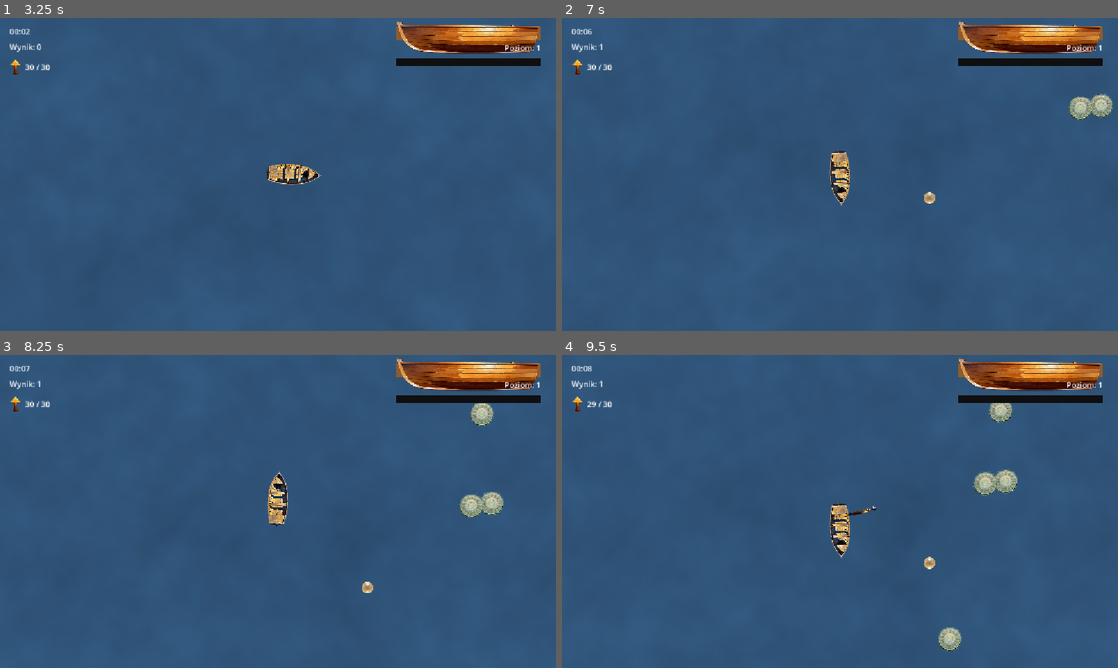
Above: before the commit, frames 1-4 (two rows, left to right).
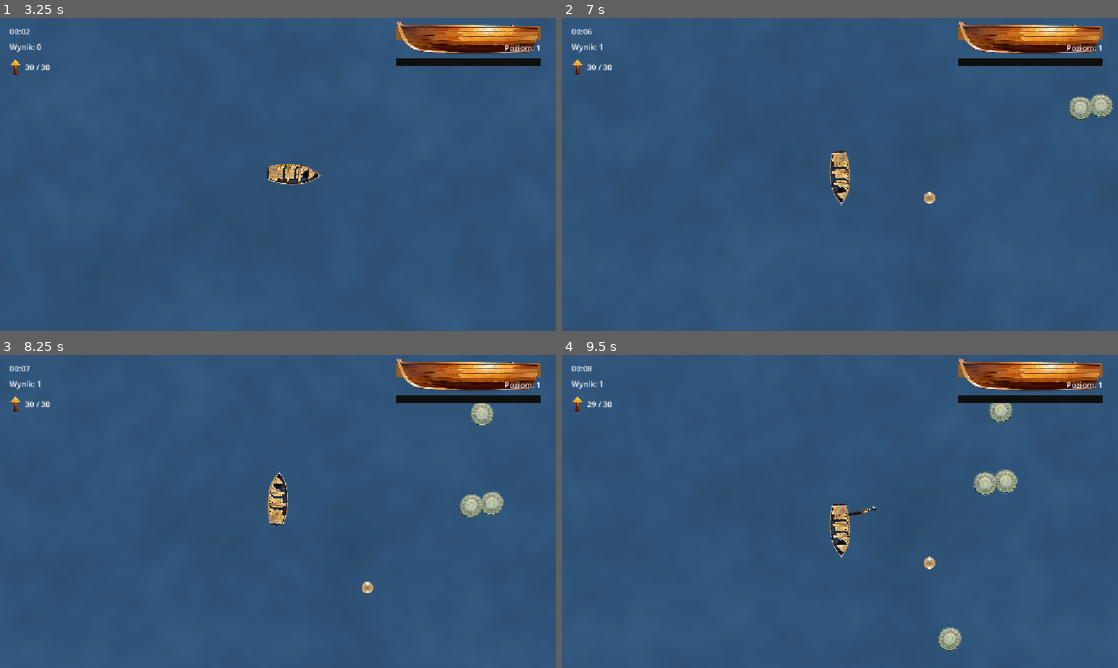
Above: after the commit, the same moments.

Repository: stap1/SCIM
Game: Godot game, scene res://scenes/MainMenu.tscn
Same seed, same stepped clock (60 frames per second), same inputs: the game is played once before the commit and once after it.
Inputs (mouse positions are in pixels of both pictures, inside the frame that each line leads up to):
- Up to frame 1 (3.25 s): click "Start" at 0.5 s; tap Enter at 1.25 s; move the mouse to (400, 158) at 1.27 s; hold D (move_right) 1.28-2 s; hold Shift 1.28-2 s; click (400, 158) at 1.42 s; drag from (166, 190) to (294, 174) at 2.02 s; move the mouse to (333, 105) at 2.77 s; hold D (move_right) from 2.78 s (still down); tap Ctrl at 2.85 s
- Up to frame 2 (7 s): release D (move_right) at 3.5 s; drag from (812, 237) to (673, 127) at 3.52 s; move the mouse to (1006, 221) at 4.27 s; hold A (move_left) 4.28-5 s; tap Alt at 4.35 s; drag from (673, 127) to (756, 96) at 5.02 s; move the mouse to (867, 174) at 5.77 s; hold S (move_down) 5.78-6.5 s; hold Shift 5.78-6.5 s; click (867, 174) at 5.92 s; drag from (756, 96) to (840, 193) at 6.52 s
- Up to frame 3 (8.25 s): move the mouse to (400, 495) at 7.27 s; hold W (move_up) 7.28-8 s; tap Ctrl at 7.35 s; drag from (166, 527) to (366, 567) at 8.02 s
- Up to frame 4 (9.5 s): move the mouse to (895, 442) at 8.77 s; hold S (move_down) from 8.78 s (still down); tap Alt at 8.85 s

Frame 1 is identical in both runs. In frame 2, less than 0.1% of the frame differs, in the area x 91-99%, y 24-33%; in frame 3, 0.1%, in the area x 82-91%, y 15-52%; in frame 4, less than 0.1%.

Commit message:
feat(juice): idle wrogow, wobble meduzy, kolysanie bossa, dryf desek
- enemy_idle.gd: komponent bob+sway Sprite'a (Tween) wg profilu GameConfig.ENEMY_IDLE;
  wpiety w barracuda (nerwowy) i shark (ciezki).
- wobble.gdshader + wspoldzielony wobble_jelly.tres na meduzie (desync przez world.y,
  jeden material - tanio na webie).
- motor_boat: _start_idle_bob na LOKALNYM Sprite2D.position (rozlaczne z szarza/
  telegrafem/celowaniem). heal_plank: _start_drift (bob+sway).
- Stale juice w GameConfig. test_juice.gd: kontrakty komponentow/materialow.
GUT 275/275, smoke czysty (wobble OK w Compatibility).

Co-Authored-By: Claude Opus 4.8 <noreply@anthropic.com>

Diff:
--- /dev/null
+++ b/resources/wobble_jelly.tres
@@ -0,0 +1,9 @@
+[gd_resource type="ShaderMaterial" load_steps=2 format=3]
+
+[ext_resource type="Shader" path="res://shaders/wobble.gdshader" id="1_wobble"]
+
+[resource]
+shader = ExtResource("1_wobble")
+shader_parameter/wobble_speed = 2.0
+shader_parameter/wobble_amount = 3.0
+shader_parameter/wobble_freq = 0.05
--- a/scenes/enemies/barracuda.tscn
+++ b/scenes/enemies/barracuda.tscn
@@ -3,6 +3,7 @@
 [ext_resource type="Script" uid="uid://dfe0lpyyf6k0f" path="res://scripts/systems/enemy.gd" id="1_enemy"]
 [ext_resource type="Texture2D" uid="uid://b5ui4mt6dmwt8" path="res://assets/enemy_barracuda.png" id="2_tex"]
 [ext_resource type="AudioStream" uid="uid://kebj4lxu75wb" path="res://audio/sfx/enemy_spawn.ogg" id="3_spawn"]
+[ext_resource type="Script" path="res://scripts/systems/enemy_idle.gd" id="4_idle"]
 
 [sub_resource type="CircleShape2D" id="CircleShape2D_body"]
 radius = 14.0
@@ -25,3 +26,7 @@
 
 [node name="SpawnSound" type="AudioStreamPlayer2D" parent="." unique_id=576859954]
 stream = ExtResource("3_spawn")
+
+[node name="EnemyIdle" type="Node" parent="."]
+script = ExtResource("4_idle")
+profile = "barracuda"
--- a/scenes/enemies/enemy.tscn
+++ b/scenes/enemies/enemy.tscn
@@ -3,6 +3,7 @@
 [ext_resource type="Script" uid="uid://dfe0lpyyf6k0f" path="res://scripts/systems/enemy.gd" id="1_55jtl"]
 [ext_resource type="Texture2D" uid="uid://cey8c4s3krhpy" path="res://assets/enemy_jellyfish.png" id="2_fcftc"]
 [ext_resource type="AudioStream" uid="uid://kebj4lxu75wb" path="res://audio/sfx/enemy_spawn.ogg" id="3_38ino"]
+[ext_resource type="Material" path="res://resources/wobble_jelly.tres" id="4_wobble"]
 
 [sub_resource type="CircleShape2D" id="CircleShape2D_body"]
 radius = 14.0
@@ -13,6 +14,7 @@
 script = ExtResource("1_55jtl")
 
 [node name="Sprite2D" type="Sprite2D" parent="." unique_id=1612961113]
+material = ExtResource("4_wobble")
 scale = Vector2(0.5, 0.5)
 texture = ExtResource("2_fcftc")
 
--- a/scenes/enemies/shark.tscn
+++ b/scenes/enemies/shark.tscn
@@ -3,6 +3,7 @@
 [ext_resource type="Script" uid="uid://dfe0lpyyf6k0f" path="res://scripts/systems/enemy.gd" id="1_enemy"]
 [ext_resource type="Texture2D" uid="uid://dvrledwd6dppd" path="res://assets/enemy_shark.png" id="2_tex"]
 [ext_resource type="AudioStream" uid="uid://kebj4lxu75wb" path="res://audio/sfx/enemy_spawn.ogg" id="3_04l7l"]
+[ext_resource type="Script" path="res://scripts/systems/enemy_idle.gd" id="4_idle"]
 
 [sub_resource type="CircleShape2D" id="CircleShape2D_body"]
 radius = 20.0
@@ -26,3 +27,7 @@
 [node name="SpawnSound" type="AudioStreamPlayer2D" parent="." unique_id=324359798]
 stream = ExtResource("3_04l7l")
 volume_db = 4.917
+
+[node name="EnemyIdle" type="Node" parent="."]
+script = ExtResource("4_idle")
+profile = "shark"
--- a/scripts/globals/game_config.gd
+++ b/scripts/globals/game_config.gd
@@ -71,6 +71,21 @@
 const MINIBOSS_SPAWN_TIME: float = 270.0
 const MINIBOSS_WARNING: float = 2.0
 
+# --- Juice (FAZA 5): animacje "zycia" obiektow (kosmetyka Tweenow, nie balans rozgrywki) ---
+# Idle wrogow: bob (px, pion) + sway (rad, obrot) Sprite'a, profil per typ wroga.
+const ENEMY_IDLE := {
+	"barracuda": {"bob_amount": 1.0, "bob_period": 0.5, "sway_amount": 0.06, "sway_period": 0.6},
+	"shark": {"bob_amount": 2.5, "bob_period": 1.8, "sway_amount": 0.04, "sway_period": 2.2},
+}
+# Kolysanie bossa: bob lokalnego Sprite'a (NIE ciala - szarza/telegraf graja rownolegle).
+const MINIBOSS_BOB_AMOUNT: float = 3.0
+const MINIBOSS_BOB_PERIOD: float = 1.6
+# Dryf deski leczniczej: bob (px) + sway (rad) o roznych okresach (nieregularny dryf).
+const HEAL_PLANK_BOB_AMOUNT: float = 3.0
+const HEAL_PLANK_BOB_PERIOD: float = 1.4
+const HEAL_PLANK_SWAY_AMOUNT: float = 0.12
+const HEAL_PLANK_SWAY_PERIOD: float = 1.9
+
 # --- XP / orby ---
 # Wartosc bazowa orba (meduza). Mocniejsze typy zrzucaja wiecej: barakuda x2, rekin x5
 # (nadpisane jako xp_value w ich scenach .tscn - jak speed/hp/score), mini-boss = ponizej.
--- /dev/null
+++ b/scripts/systems/enemy_idle.gd
@@ -0,0 +1,37 @@
+extends Node
+
+# Komponent "idle" wroga: lekkie bujanie (bob, pion) i kolysanie (sway, rot) Sprite'a
+# rodzica - Tweenem, nie shaderem (kilka sztuk na raz, tanio). Parametry wg profilu z
+# GameConfig.ENEMY_IDLE (jedno zrodlo liczb). NIE rusza ciala (kolizje/statystyki nietkniete).
+# Tween dziedziczy process_mode -> pauzuje z drzewem automatycznie.
+
+@export var profile: String = "barracuda"
+
+var _sprite: Node2D
+
+func _ready() -> void:
+	var parent := get_parent()
+	if parent == null:
+		return
+	_sprite = parent.get_node_or_null("Sprite2D")
+	if _sprite == null:
+		return
+	var p: Dictionary = GameConfig.ENEMY_IDLE.get(profile, {})
+	if p.is_empty():
+		return
+	_bob(float(p["bob_amount"]), float(p["bob_period"]))
+	_sway(float(p["sway_amount"]), float(p["sway_period"]))
+
+func _bob(amount: float, period: float) -> void:
+	var base_y: float = _sprite.position.y
+	var h: float = period * 0.5
+	var t := create_tween().set_loops()
+	t.tween_property(_sprite, "position:y", base_y - amount, h).set_trans(Tween.TRANS_SINE).set_ease(Tween.EASE_IN_OUT)
+	t.tween_property(_sprite, "position:y", base_y + amount, h).set_trans(Tween.TRANS_SINE).set_ease(Tween.EASE_IN_OUT)
+
+func _sway(amount: float, period: float) -> void:
+	var base_r: float = _sprite.rotation
+	var h: float = period * 0.5
+	var t := create_tween().set_loops()
+	t.tween_property(_sprite, "rotation", base_r - amount, h).set_trans(Tween.TRANS_SINE).set_ease(Tween.EASE_IN_OUT)
+	t.tween_property(_sprite, "rotation", base_r + amount, h).set_trans(Tween.TRANS_SINE).set_ease(Tween.EASE_IN_OUT)
--- a/scripts/systems/heal_plank.gd
+++ b/scripts/systems/heal_plank.gd
@@ -11,6 +11,24 @@
 
 func _ready() -> void:
 	body_entered.connect(_on_body_entered)
+	_start_drift()
+
+# Dryf: dwa Tweeny o roznych okresach (bob pionowy + sway obrotu) na Sprite2D - nieregularne
+# kolysanie deski na wodzie. Wszystkie wlasnosci Sprite'a wolne (deska statyczna).
+func _start_drift() -> void:
+	var sprite := get_node_or_null("Sprite2D")
+	if sprite == null:
+		return
+	var base_y: float = sprite.position.y
+	var base_r: float = sprite.rotation
+	var hb: float = GameConfig.HEAL_PLANK_BOB_PERIOD * 0.5
+	var tb := create_tween().set_loops()
+	tb.tween_property(sprite, "position:y", base_y - GameConfig.HEAL_PLANK_BOB_AMOUNT, hb).set_trans(Tween.TRANS_SINE).set_ease(Tween.EASE_IN_OUT)
+	tb.tween_property(sprite, "position:y", base_y + GameConfig.HEAL_PLANK_BOB_AMOUNT, hb).set_trans(Tween.TRANS_SINE).set_ease(Tween.EASE_IN_OUT)
+	var hs: float = GameConfig.HEAL_PLANK_SWAY_PERIOD * 0.5
+	var ts := create_tween().set_loops()
+	ts.tween_property(sprite, "rotation", base_r - GameConfig.HEAL_PLANK_SWAY_AMOUNT, hs).set_trans(Tween.TRANS_SINE).set_ease(Tween.EASE_IN_OUT)
+	ts.tween_property(sprite, "rotation", base_r + GameConfig.HEAL_PLANK_SWAY_AMOUNT, hs).set_trans(Tween.TRANS_SINE).set_ease(Tween.EASE_IN_OUT)
 
 func _physics_process(delta: float) -> void:
 	if is_collected:
--- a/scripts/systems/motor_boat.gd
+++ b/scripts/systems/motor_boat.gd
@@ -43,6 +43,7 @@
 	var sprite := get_node_or_null("Sprite2D")
 	if sprite:
 		_base_modulate = sprite.modulate
+	_start_idle_bob()
 
 	_charge_timer = Timer.new()
 	_charge_timer.wait_time = charge_interval
@@ -150,6 +151,18 @@
 static func aim_rotation(current: float, target: float, turn_speed: float, delta: float) -> float:
 	return lerp_angle(current, target, clampf(turn_speed * delta, 0.0, 1.0))
 
+# Kolysanie idle: Tween pętla na LOKALNYM Sprite2D.position:y. Rozlaczne z szarza
+# (global_position ciala), telegrafem (modulate) i celowaniem (rotation ciala).
+func _start_idle_bob() -> void:
+	var sprite := get_node_or_null("Sprite2D")
+	if sprite == null:
+		return
+	var base_y: float = sprite.position.y
+	var h: float = GameConfig.MINIBOSS_BOB_PERIOD * 0.5
+	var t := create_tween().set_loops()
+	t.tween_property(sprite, "position:y", base_y - GameConfig.MINIBOSS_BOB_AMOUNT, h).set_trans(Tween.TRANS_SINE).set_ease(Tween.EASE_IN_OUT)
+	t.tween_property(sprite, "position:y", base_y + GameConfig.MINIBOSS_BOB_AMOUNT, h).set_trans(Tween.TRANS_SINE).set_ease(Tween.EASE_IN_OUT)
+
 func _on_health_changed() -> void:
 	if hp_bar:
 		hp_bar.value = health
--- /dev/null
+++ b/shaders/wobble.gdshader
@@ -0,0 +1,15 @@
+shader_type canvas_item;
+
+// Delikatne falowanie galaretowatego wroga (meduzy): przesuniecie VERTEX zalezne od TIME
+// i pozycji SWIATOWEJ wierzcholka. Dzieki world.y kazda meduza ma inna faze -> nie falują
+// w zgranej rytmice, mimo JEDNEGO wspoldzielonego materialu (tanio na webie).
+// Compatibility-safe: pojedynczy sin, bez petli/pochodnych.
+
+uniform float wobble_speed = 2.0;
+uniform float wobble_amount = 3.0;
+uniform float wobble_freq = 0.05;
+
+void vertex() {
+	vec2 world = (MODEL_MATRIX * vec4(VERTEX, 0.0, 1.0)).xy;
+	VERTEX.x += sin(TIME * wobble_speed + world.y * wobble_freq) * wobble_amount;
+}
--- /dev/null
+++ b/test/test_juice.gd
@@ -0,0 +1,56 @@
+extends GutTest
+
+# FAZA 5 (juice): kontrakty komponentow/materialow. Ruch Tween/GPU jest wizualny -
+# testujemy strukture i konfiguracje (gdzie sa realne bledy), nie klatka po klatce.
+
+func test_idle_profiles_in_config() -> void:
+	for k in ["barracuda", "shark"]:
+		assert_true(GameConfig.ENEMY_IDLE.has(k), "profil idle '%s' w GameConfig" % k)
+		for key in ["bob_amount", "bob_period", "sway_amount", "sway_period"]:
+			assert_true(GameConfig.ENEMY_IDLE[k].has(key), "%s ma %s" % [k, key])
+
+func test_barracuda_has_idle_component() -> void:
+	var e = preload("res://scenes/enemies/barracuda.tscn").instantiate()
+	add_child_autofree(e)
+	var idle = e.get_node_or_null("EnemyIdle")
+	assert_not_null(idle, "barracuda ma wezel EnemyIdle")
+	if idle:
+		assert_eq(idle.profile, "barracuda", "profil = barracuda")
+
+func test_shark_has_idle_component() -> void:
+	var e = preload("res://scenes/enemies/shark.tscn").instantiate()
+	add_child_autofree(e)
+	var idle = e.get_node_or_null("EnemyIdle")
+	assert_not_null(idle, "rekin ma wezel EnemyIdle")
+	if idle:
+		assert_eq(idle.profile, "shark", "profil = shark")
+
+func test_jellyfish_has_wobble_material() -> void:
+	var e = preload("res://scenes/enemies/enemy.tscn").instantiate()
+	add_child_autofree(e)
+	var sprite = e.get_node_or_null("Sprite2D")
+	assert_not_null(sprite, "meduza ma Sprite2D")
+	if sprite:
+		var mat := sprite.material as ShaderMaterial
+		assert_not_null(mat, "Sprite2D meduzy ma ShaderMaterial (wobble)")
+		if mat:
+			assert_true(mat.shader.resource_path.ends_with("wobble.gdshader"), "uzywa wobble.gdshader")
+
+func test_wobble_material_shared() -> void:
+	# Jeden wspoldzielony material dla wszystkich meduz (koszt web).
+	var a = preload("res://scenes/enemies/enemy.tscn").instantiate()
+	var b = preload("res://scenes/enemies/enemy.tscn").instantiate()
+	add_child_autofree(a)
+	add_child_autofree(b)
+	assert_eq(a.get_node("Sprite2D").material, b.get_node("Sprite2D").material,
+		"meduzy wspoldziela ten sam material (nie kopia per instancja)")
+
+func test_boss_has_idle_bob() -> void:
+	var b = preload("res://scenes/enemies/motor_boat.tscn").instantiate()
+	assert_true(b.has_method("_start_idle_bob"), "boss ma _start_idle_bob (kolysanie Sprite'a)")
+	b.free()
+
+func test_plank_has_drift() -> void:
+	var p = preload("res://scenes/heal_plank.tscn").instantiate()
+	assert_true(p.has_method("_start_drift"), "deska ma _start_drift")
+	p.free()
